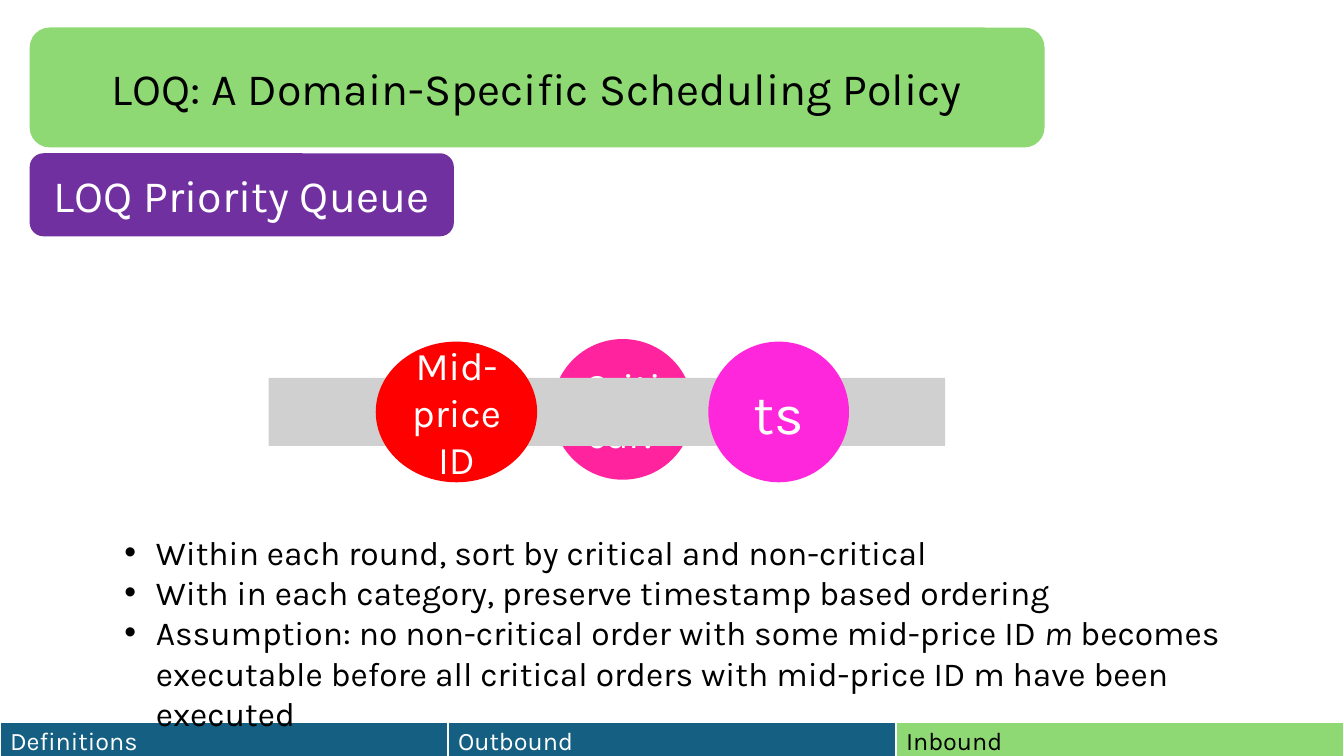
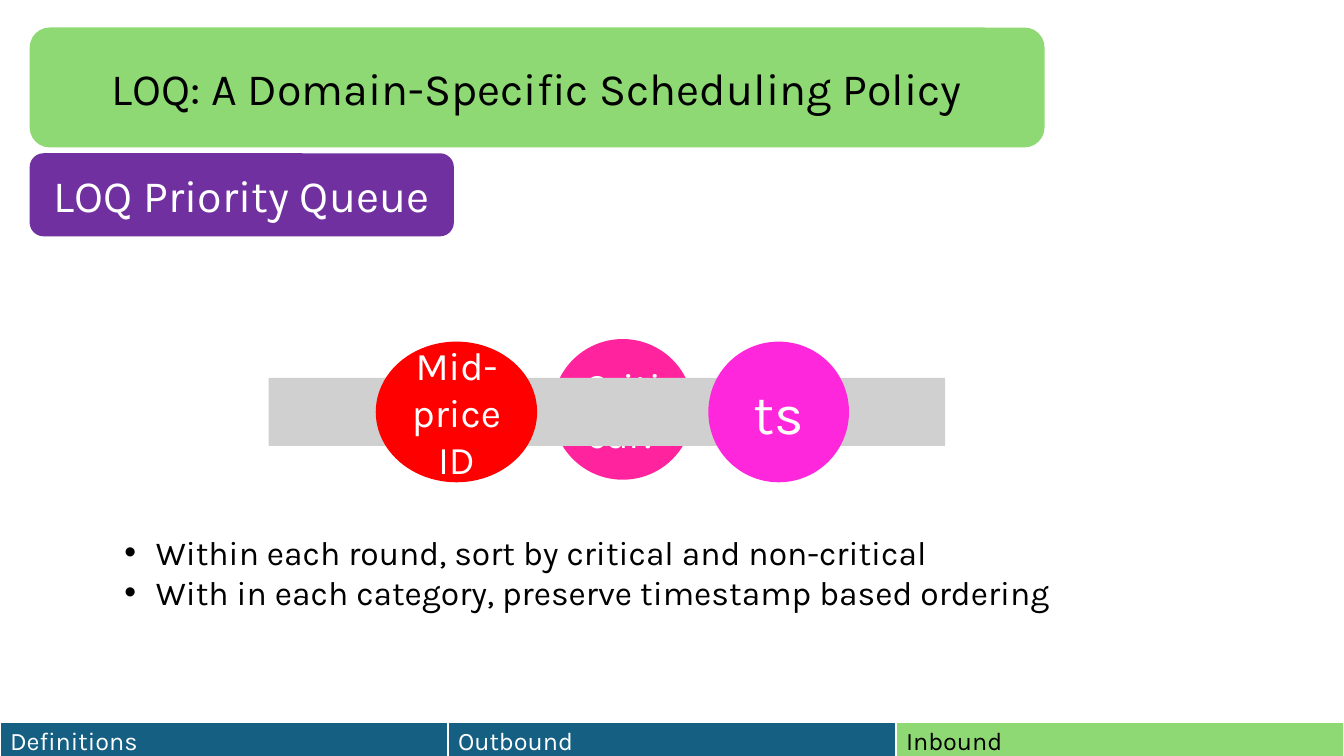
Before and after one commit to HaseebLUMS/Onyx-Presentation, a slide deck: slide 105 of thesis-latency-fairness.pptx. Drawn at 1344x756 pixels with LibreOffice and Linux fonts; fonts in the diff are those of the drawing; grey boxes stand for pictures. Boxes give left, top, right and bottom in pixels: in the first picture for what was removed or moved away, otherwise in the second. Text is boxed around its words. In the diff, an @@ line names an element or a change of style, - is before the commit and + after.

Commit message:
updated presentation

```diff
--- a/thesis-latency-fairness.pptx
+++ b/thesis-latency-fairness.pptx
@@ text at [156, 622, 1219, 735]: paragraph removed @@
-• Assumption: no non-critical order with some mid-price ID m becomes executable before all critical orders with mid-price ID m have been executed
```
